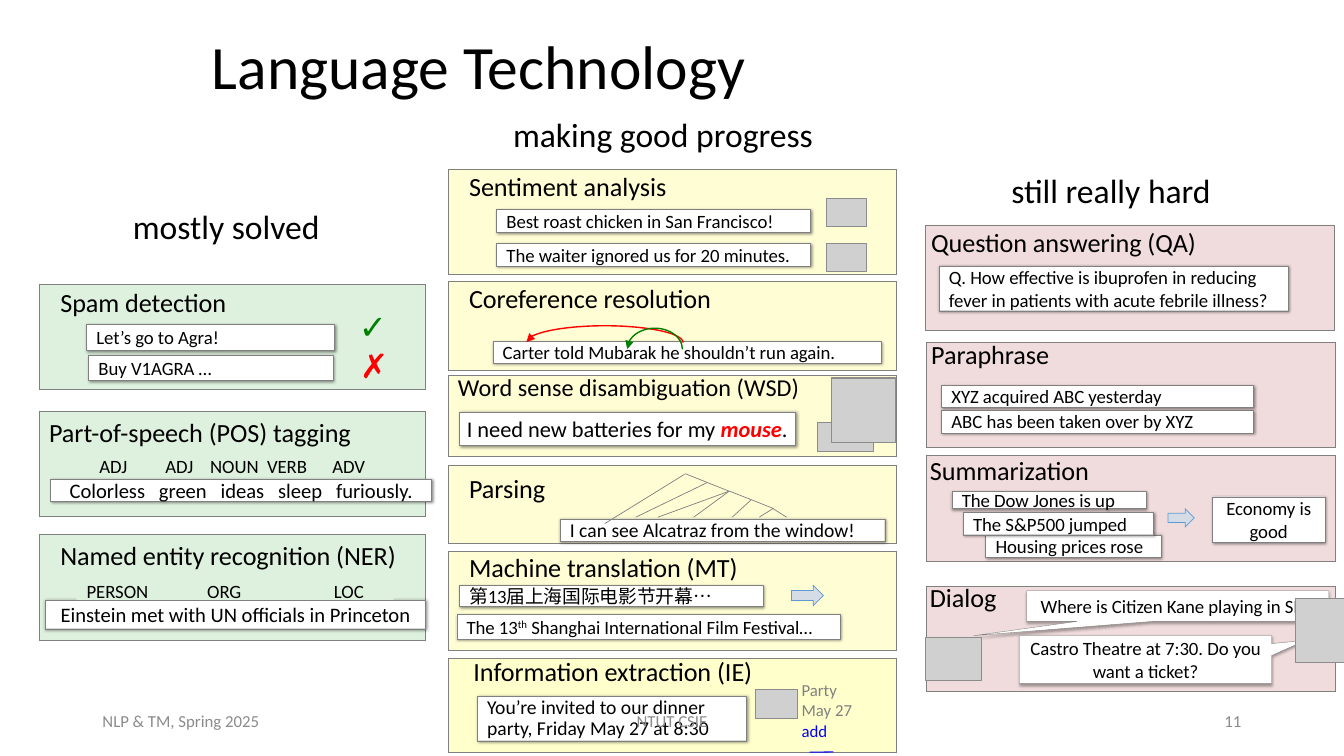
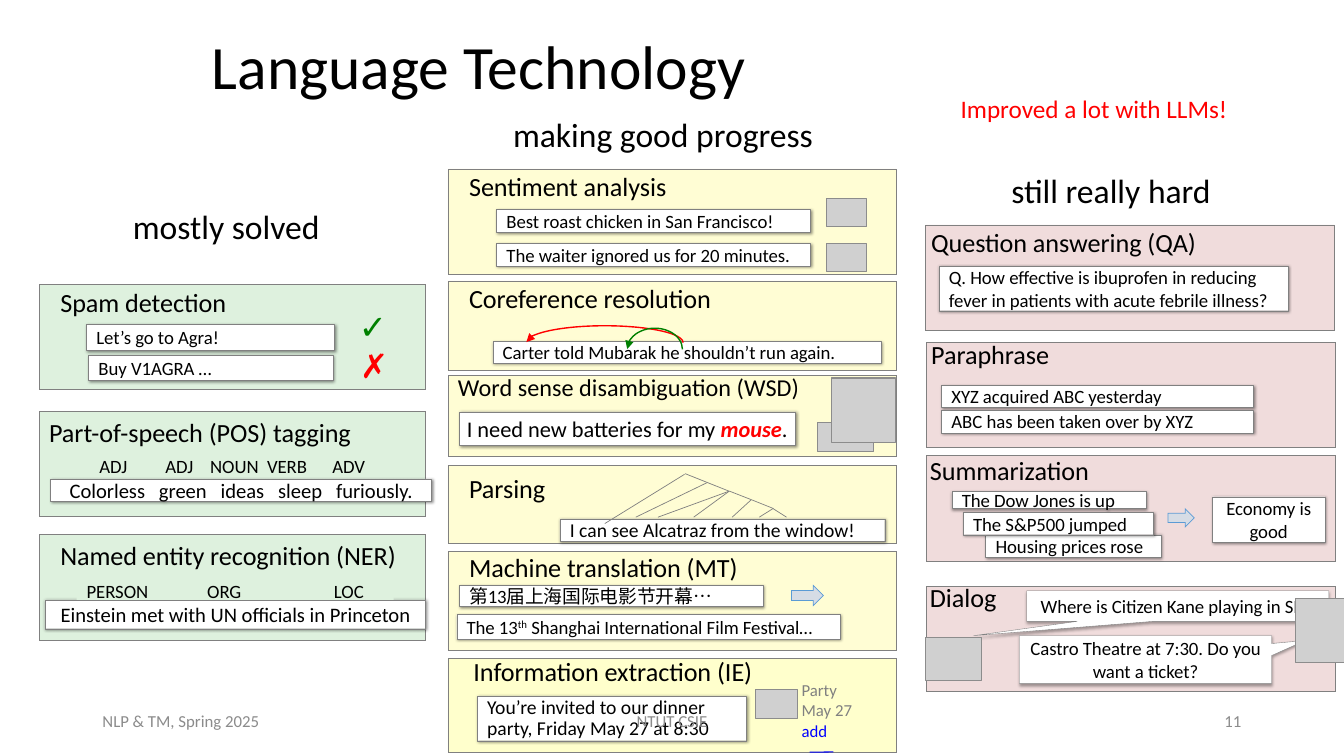
Before and after one commit to chriswjh/chriswjh.github.io, a slide deck: slide 11 of NLP_TM/01-IntroNLP.pptx. Drawn at 1344x756 pixels with LibreOffice and Linux fonts; fonts in the diff are those of the drawing; grey boxes stand for pictures. Boxes give left, top, right and bottom in pixels: in the first picture for what was removed or moved away, otherwise in the second. Text is boxed around its words. In the diff, an @@ line names an element or a change of style, - is before the commit and + after.

```diff
--- a/NLP_TM/01-IntroNLP.pptx
+++ b/NLP_TM/01-IntroNLP.pptx
@@ text added at bbox=[961, 100, 1227, 122], 18 pt, text #FF0000 @@
+Improved a lot with LLMs!
```
Also in this commit, not shown: 2 other slides changed, 1 other file.
